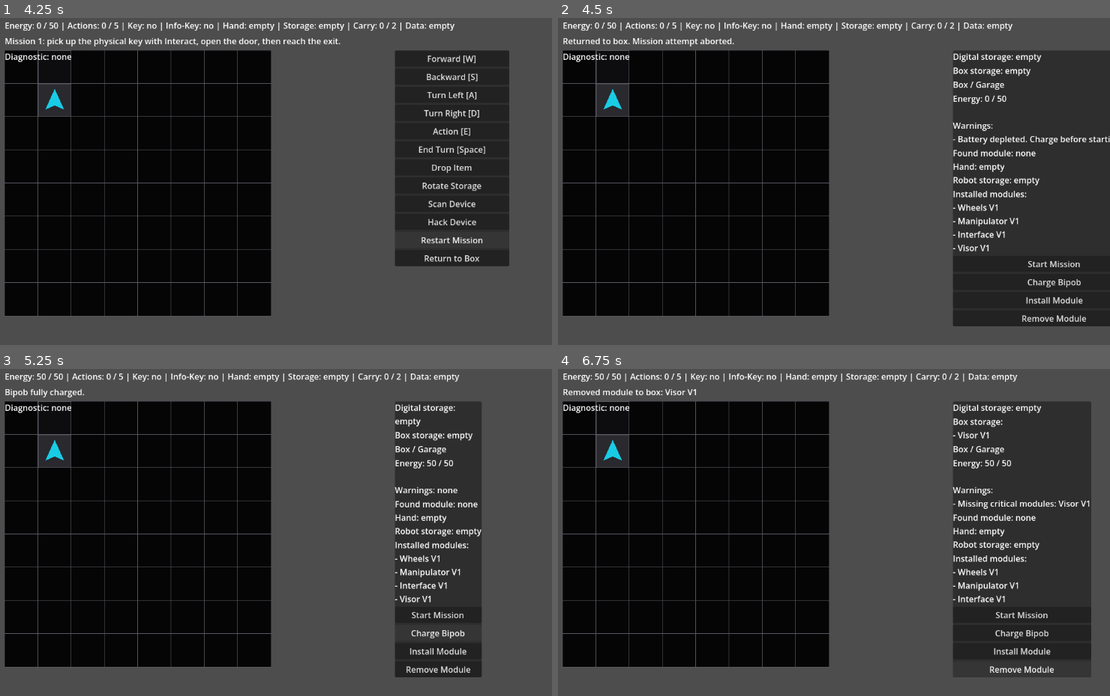
Above: before the commit, frames 1-4 (two rows, left to right).
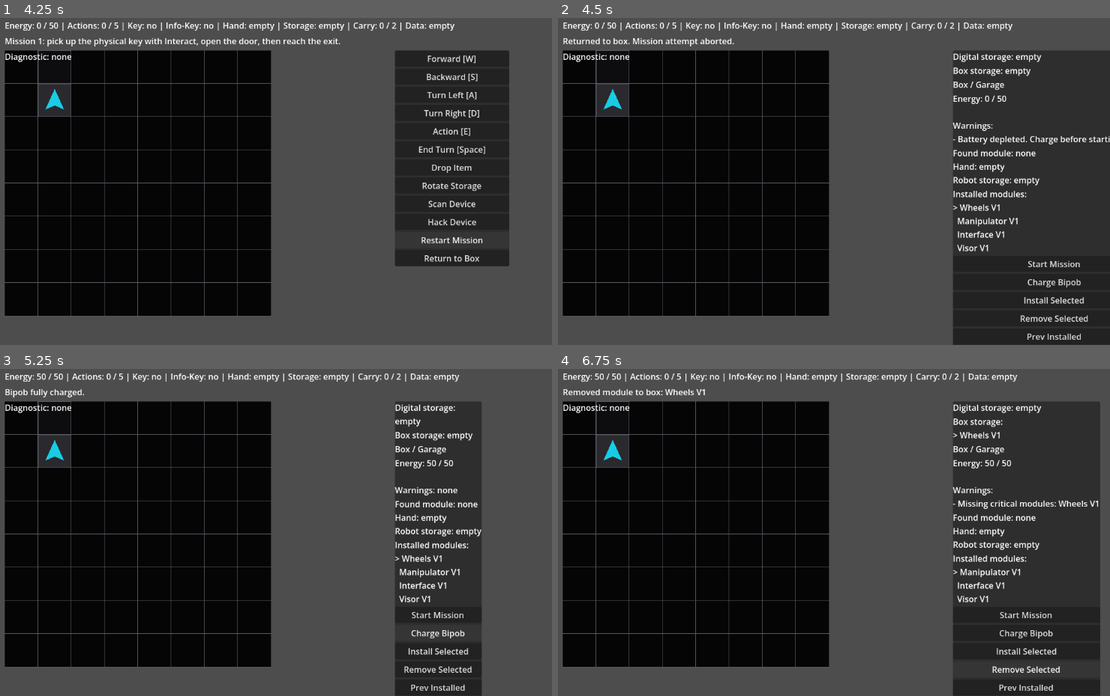
Above: after the commit, the same moments.

Repository: JUSTConnect/bibop
Game: Godot game, scene res://scenes/main.tscn
Same seed, same stepped clock (60 frames per second), same inputs: the game is played once before the commit and once after it.
Inputs:
- Up to frame 1 (4.25 s): click "Drop Item" at 0.5 s; click "Rotate Storage" at 1.25 s; click "Scan Device" at 2 s; click "Hack Device" at 2.75 s; click "Restart Mission" at 3.5 s
- Up to frame 2 (4.5 s): click "Return to Box" at 4.25 s
- Up to frame 3 (5.25 s): click "Charge Bipob" at 5 s
- Up to frame 4 (6.75 s): click "Install Module" (after the commit: "Install Selected") at 5.75 s; click "Remove Module" (after the commit: "Remove Selected") at 6.5 s

Frame 1 is identical in both runs. In frame 2, 2.3% of the frame differs, in the area x 71-100%, y 56-100%; in frame 3, 1.6%; in frame 4, 4.0%, in the area x 19-99%, y 6-100%.

Commit message:
BIB-357 add box module selection indexes and actions

Diff:
--- a/scripts/bipob/bipob_controller.gd
+++ b/scripts/bipob/bipob_controller.gd
@@ -480,10 +480,23 @@
 func install_module_from_box_storage(storage_index: int) -> bool:
 	if storage_index < 0 or storage_index >= box_storage.size():
 		hint_requested.emit("No module in that storage slot.")
+		status_changed.emit()
 		return false
 
-	var module_to_install := box_storage[storage_index]
+	var module_to_install: BipobModule = box_storage[storage_index]
+	if module_to_install == null:
+		box_storage.remove_at(storage_index)
+		hint_requested.emit("Removed empty module from box storage.")
+		status_changed.emit()
+		return false
+
 	box_storage.remove_at(storage_index)
+
+	if installed_modules.has(module_to_install):
+		hint_requested.emit("Module already installed: " + get_module_display_name(module_to_install))
+		status_changed.emit()
+		return false
+
 	install_module(module_to_install)
 	hint_requested.emit("Installed from box: " + get_module_display_name(module_to_install))
 	status_changed.emit()
@@ -519,6 +532,30 @@
 		return false
 
 	installed_modules.remove_at(installed_modules.size() - 1)
+
+	if not box_storage.has(module_to_remove):
+		box_storage.append(module_to_remove)
+
+	recalculate_module_stats()
+
+	hint_requested.emit("Removed module to box: " + get_module_display_name(module_to_remove))
+	status_changed.emit()
+	return true
+
+func remove_installed_module_to_box_by_index(module_index: int) -> bool:
+	if module_index < 0 or module_index >= installed_modules.size():
+		hint_requested.emit("No installed module in that slot.")
+		status_changed.emit()
+		return false
+
+	var module_to_remove: BipobModule = installed_modules[module_index]
+	if module_to_remove == null:
+		installed_modules.remove_at(module_index)
+		hint_requested.emit("Removed empty module slot.")
+		status_changed.emit()
+		return false
+
+	installed_modules.remove_at(module_index)
 
 	if not box_storage.has(module_to_remove):
 		box_storage.append(module_to_remove)
--- a/scripts/ui/game_ui.gd
+++ b/scripts/ui/game_ui.gd
@@ -36,6 +36,12 @@
 var drop_item_button: Button
 var rotate_storage_button: Button
 var start_mission_warning_acknowledged: bool = false
+var selected_installed_module_index: int = 0
+var selected_box_storage_index: int = 0
+var prev_installed_button: Button
+var next_installed_button: Button
+var prev_box_button: Button
+var next_box_button: Button
 
 func _ready() -> void:
 	if status_label != null:
@@ -153,7 +159,8 @@
 	if charge_button != null:
 		charge_button.pressed.connect(_on_charge_button_pressed)
 	if install_module_button != null:
-		install_module_button.pressed.connect(_on_install_module_button_pressed)
+		install_module_button.text = "Install Selected"
+		install_module_button.pressed.connect(_on_install_selected_box_module_pressed)
 	if start_mission_button != null:
 		start_mission_button.pressed.connect(_on_start_mission_button_pressed)
 	if box_screen != null:
@@ -161,10 +168,38 @@
 		if button_row != null:
 			remove_module_button = Button.new()
 			remove_module_button.name = "RemoveModuleButton"
-			remove_module_button.text = "Remove Module"
+			remove_module_button.text = "Remove Selected"
 			remove_module_button.focus_mode = Control.FOCUS_NONE
 			button_row.add_child(remove_module_button)
-			remove_module_button.pressed.connect(_on_remove_module_button_pressed)
+			remove_module_button.pressed.connect(_on_remove_selected_module_pressed)
+
+			prev_installed_button = Button.new()
+			prev_installed_button.name = "PrevInstalledButton"
+			prev_installed_button.text = "Prev Installed"
+			prev_installed_button.focus_mode = Control.FOCUS_NONE
+			button_row.add_child(prev_installed_button)
+			prev_installed_button.pressed.connect(_on_prev_installed_pressed)
+
+			next_installed_button = Button.new()
+			next_installed_button.name = "NextInstalledButton"
+			next_installed_button.text = "Next Installed"
+			next_installed_button.focus_mode = Control.FOCUS_NONE
+			button_row.add_child(next_installed_button)
+			next_installed_button.pressed.connect(_on_next_installed_pressed)
+
+			prev_box_button = Button.new()
+			prev_box_button.name = "PrevBoxButton"
+			prev_box_button.text = "Prev Box"
+			prev_box_button.focus_mode = Control.FOCUS_NONE
+			button_row.add_child(prev_box_button)
+			prev_box_button.pressed.connect(_on_prev_box_pressed)
+
+			next_box_button = Button.new()
+			next_box_button.name = "NextBoxButton"
+			next_box_button.text = "Next Box"
+			next_box_button.focus_mode = Control.FOCUS_NONE
+			button_row.add_child(next_box_button)
+			next_box_button.pressed.connect(_on_next_box_pressed)
 
 	bipob.status_changed.connect(update_status)
 	bipob.hint_requested.connect(show_hint)
@@ -185,20 +220,98 @@
 
 func _on_install_module_button_pressed() -> void:
 	# BoxScreen preparation action: must not spend field action points or energy.
-	bipob.install_available_module()
+	_on_install_selected_box_module_pressed()
+
+func clamp_box_selection_indexes() -> void:
+	if bipob == null:
+		selected_installed_module_index = 0
+		selected_box_storage_index = 0
+		return
+
+	if bipob.installed_modules.is_empty():
+		selected_installed_module_index = 0
+	else:
+		selected_installed_module_index = clampi(selected_installed_module_index, 0, bipob.installed_modules.size() - 1)
+
+	if bipob.box_storage.is_empty():
+		selected_box_storage_index = 0
+	else:
+		selected_box_storage_index = clampi(selected_box_storage_index, 0, bipob.box_storage.size() - 1)
+
+func _on_prev_installed_pressed() -> void:
+	if bipob == null:
+		return
+	if bipob.installed_modules.is_empty():
+		show_hint("No installed modules.")
+		return
+	selected_installed_module_index -= 1
+	if selected_installed_module_index < 0:
+		selected_installed_module_index = bipob.installed_modules.size() - 1
+	update_box_status()
+
+func _on_next_installed_pressed() -> void:
+	if bipob == null:
+		return
+	if bipob.installed_modules.is_empty():
+		show_hint("No installed modules.")
+		return
+	selected_installed_module_index += 1
+	if selected_installed_module_index >= bipob.installed_modules.size():
+		selected_installed_module_index = 0
+	update_box_status()
+
+func _on_remove_selected_module_pressed() -> void:
+	if bipob == null:
+		return
+	if bipob.installed_modules.is_empty():
+		show_hint("No installed modules to remove.")
+		return
+	clamp_box_selection_indexes()
+	bipob.remove_installed_module_to_box_by_index(selected_installed_module_index)
 	start_mission_warning_acknowledged = false
+	clamp_box_selection_indexes()
+	update_status()
+	update_box_status()
+	update_diagnostic_status()
+
+func _on_prev_box_pressed() -> void:
+	if bipob == null:
+		return
+	if bipob.box_storage.is_empty():
+		show_hint("Box storage is empty.")
+		return
+	selected_box_storage_index -= 1
+	if selected_box_storage_index < 0:
+		selected_box_storage_index = bipob.box_storage.size() - 1
+	update_box_status()
+
+func _on_next_box_pressed() -> void:
+	if bipob == null:
+		return
+	if bipob.box_storage.is_empty():
+		show_hint("Box storage is empty.")
+		return
+	selected_box_storage_index += 1
+	if selected_box_storage_index >= bipob.box_storage.size():
+		selected_box_storage_index = 0
+	update_box_status()
+
+func _on_install_selected_box_module_pressed() -> void:
+	if bipob == null:
+		return
+	if bipob.box_storage.is_empty():
+		show_hint("No module in Box Storage to install.")
+		return
+	clamp_box_selection_indexes()
+	bipob.install_module_from_box_storage(selected_box_storage_index)
+	start_mission_warning_acknowledged = false
+	clamp_box_selection_indexes()
 	update_status()
 	update_box_status()
 	update_diagnostic_status()
 
 func _on_remove_module_button_pressed() -> void:
-	if bipob == null:
-		return
-	bipob.remove_last_installed_module_to_box()
-	start_mission_warning_acknowledged = false
-	update_status()
-	update_box_status()
-	update_diagnostic_status()
+	_on_remove_selected_module_pressed()
 
 func _on_start_mission_button_pressed() -> void:
 	if bipob == null:
@@ -255,6 +368,7 @@
 	if bipob == null:
 		return
 
+	clamp_box_selection_indexes()
 	update_diagnostic_status()
 
 	if box_title_label != null:
@@ -295,8 +409,12 @@
 			box_storage_label.text = "Box storage: empty"
 	else:
 		var box_storage_text := "Box storage:"
-		for module in bipob.box_storage:
-			box_storage_text += "\n- %s" % bipob.get_module_display_name(module)
+		for index in range(bipob.box_storage.size()):
+			var module: BipobModule = bipob.box_storage[index]
+			var marker := "  "
+			if index == selected_box_storage_index:
+				marker = "> "
+			box_storage_text += "\n%s%s" % [marker, bipob.get_module_display_name(module)]
 		if box_storage_label != null:
 			box_storage_label.text = box_storage_text
 
@@ -308,8 +426,12 @@
 			installed_modules_label.text = "Installed modules: none"
 	else:
 		var installed_modules_text := "Installed modules:"
-		for module in bipob.installed_modules:
-			installed_modules_text += "\n- %s" % bipob.get_module_display_name(module)
+		for index in range(bipob.installed_modules.size()):
+			var module: BipobModule = bipob.installed_modules[index]
+			var marker := "  "
+			if index == selected_installed_module_index:
+				marker = "> "
+			installed_modules_text += "\n%s%s" % [marker, bipob.get_module_display_name(module)]
 		if installed_modules_label != null:
 			installed_modules_label.text = installed_modules_text
 
